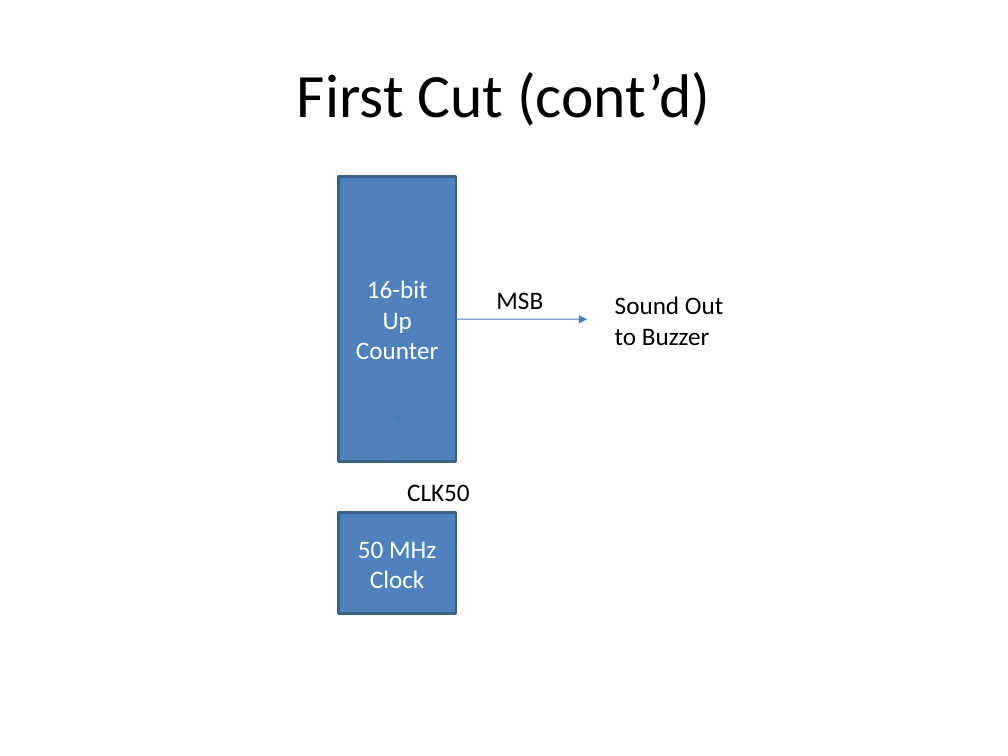
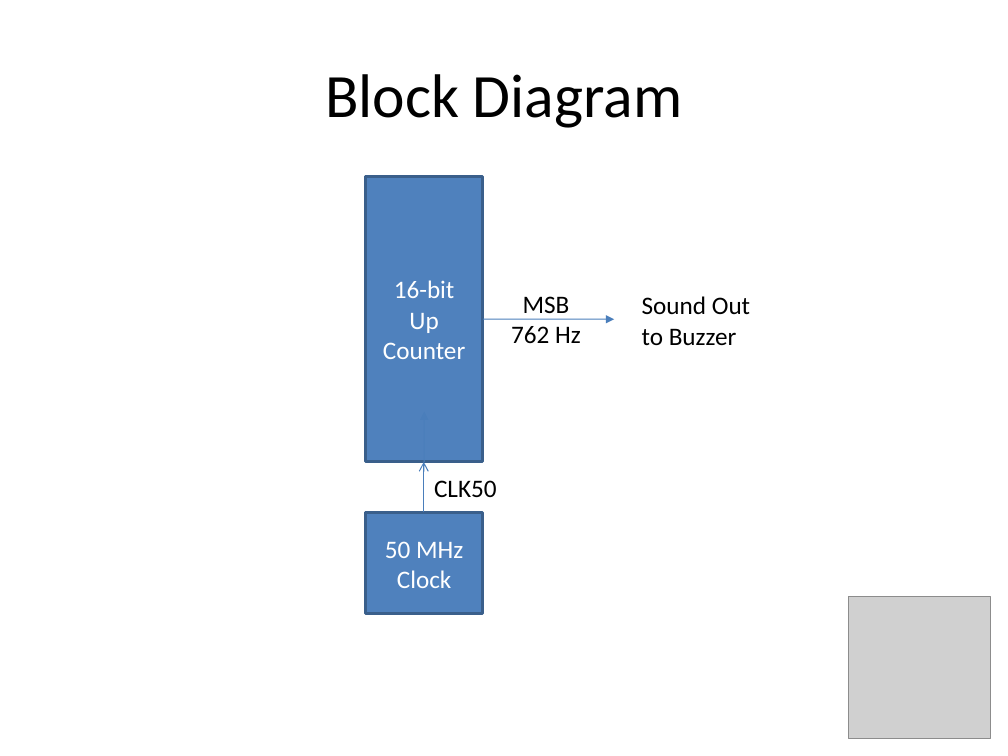
Before and after one commit to douggilliland/MultiComp, a slide deck: slide 7 of MultiComp (VHDL Template)/Components/SoundGen/Documentation/Sound Generator.pptx (slide 3 before the commit). Drawn at 1008x756 pixels with LibreOffice and Linux fonts; fonts in the diff are those of the drawing; grey boxes stand for pictures. Boxes give left, top, right and bottom in pixels: in the first picture for what was removed or moved away, otherwise in the second. Text is boxed around its words. In the diff, an @@ line names an element or a change of style, - is before the commit and + after.

```diff
--- a/MultiComp (VHDL Template)/Components/SoundGen/Documentation/Sound Generator.pptx
+++ b/MultiComp (VHDL Template)/Components/SoundGen/Documentation/Sound Generator.pptx
@@ text at [325,74,682,128]: text changed @@
-First Cut (cont’d)
+Block Diagram
@@ text "MSB": place and size @@
-text "MSB" at [496,292,543,309]
+text "MSB" at [511,296,581,343]
@@ text at [523,296,570,320]: alignment left to centre @@
@@ 2 rectangles, 2 freeform shapes, 1 text: place and size @@
-2 rectangles, 2 freeform shapes, 1 text at [339,176,723,614]
+2 rectangles, 2 freeform shapes, 1 text at [366,176,750,614]
@@ text at [511,326,581,343]: paragraph added @@
+762 Hz
@@ arrow added from (423, 512) to (423, 462), #4B7EBC 0.75 pt @@
@@ text "CLK50": place and size @@
-text "CLK50" at [407,484,470,501]
+text "CLK50" at [434,480,497,497]
@@ picture added at [849,597,991,739] @@
```
Also in this commit, not shown: 30 other slides changed, 27 slides added, 1 slide removed, 5 other files.
